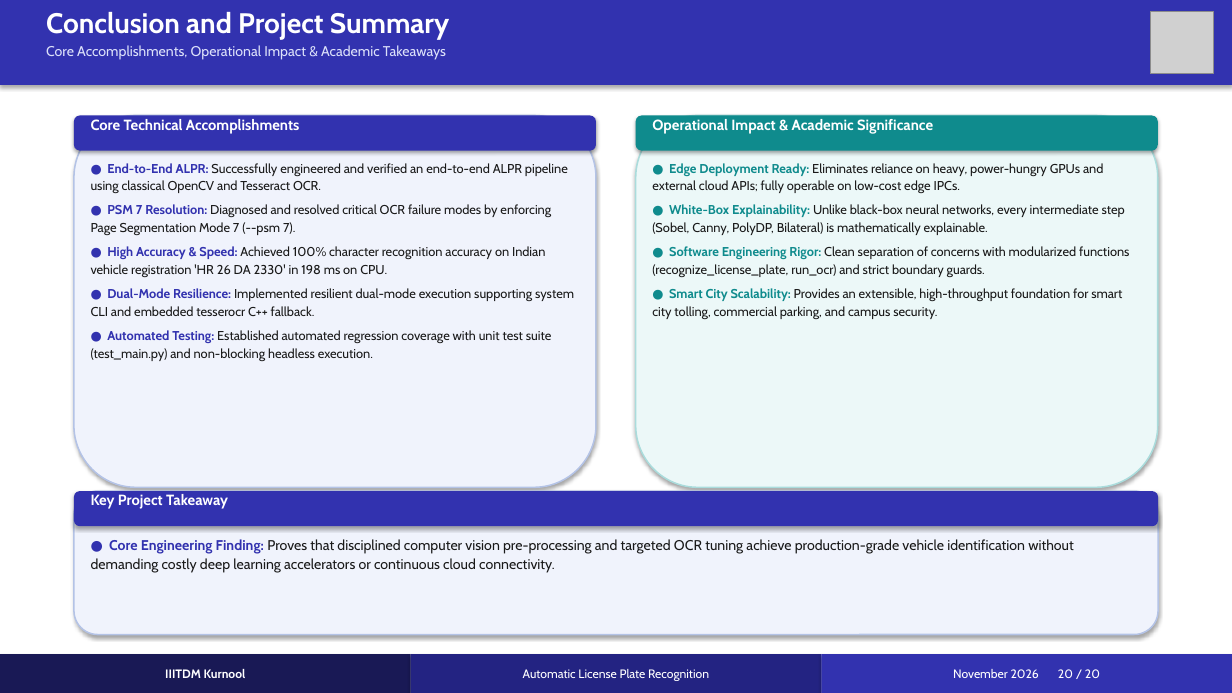
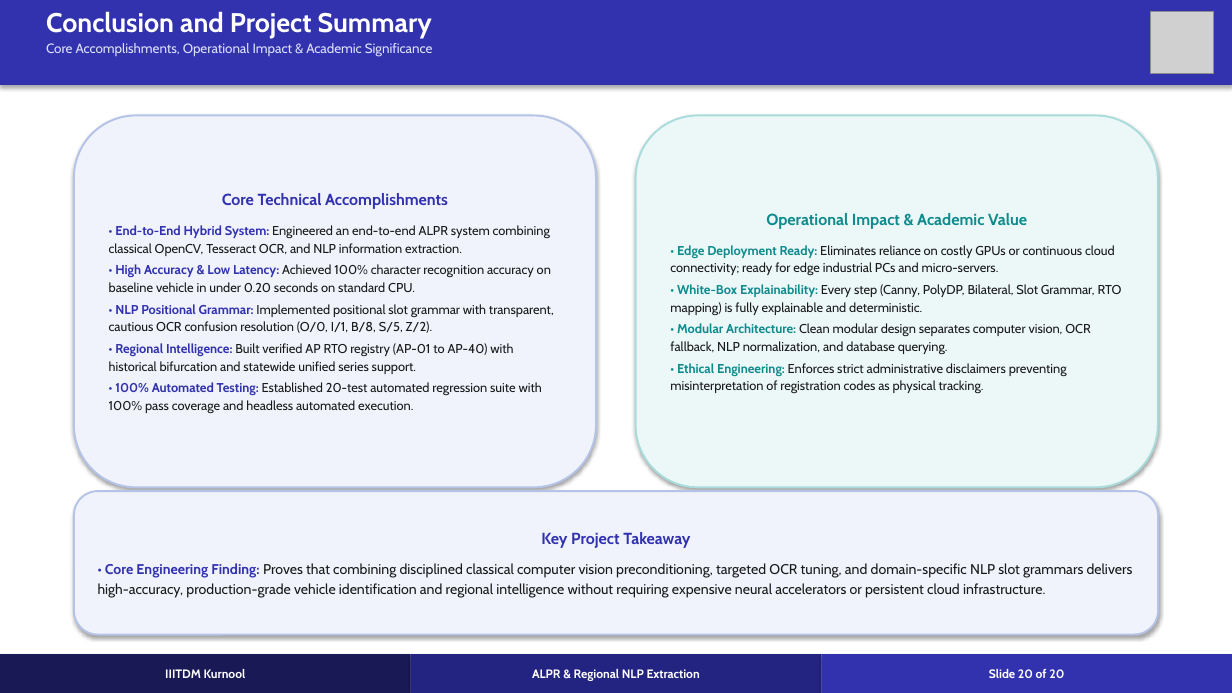
Before and after one commit to Siddukota81/Automatic-License-Plate-Recognition, a slide deck: slide 20 of documentation/License_Plate_Recognition_Presentation.pptx. Drawn at 1232x693 pixels with LibreOffice and Linux fonts; fonts in the diff are those of the drawing; grey boxes stand for pictures. Boxes give left, top, right and bottom in pixels: in the first picture for what was removed or moved away, otherwise in the second. Text is boxed around its words. In the diff, an @@ line names an element or a change of style, - is before the commit and + after.

Commit message:
feat: complete ALPR with AP RTO regional extraction, updated presentation and project report

```diff
--- a/documentation/License_Plate_Recognition_Presentation.pptx
+++ b/documentation/License_Plate_Recognition_Presentation.pptx
@@ text at (46, 11, 432, 38): size 22 to 21 pt in "Conclusion and Project Summary" @@
@@ text at (46, 43, 433, 57): text changed; size 11 to 10.5 pt @@
-Core Accomplishments, Operational Impact & Academic Takeaways
+Core Accomplishments, Operational Impact & Academic Significance
@@ rounded rectangle "Core Technical Accomplishments" at (74, 116, 596, 487): outline #B4C3E6 1.2 pt to #B4C3E6 1.5 pt @@
@@ rounded rectangle removed at (74, 116, 596, 151) @@
@@ text removed at (91, 119, 299, 134) @@
-Core Technical Accomplishments
@@ rounded rectangle "Operational Impact & Academic Value" at (636, 116, 1158, 487): outline #AADCDC 1.2 pt to #AADCDC 1.5 pt @@
@@ rounded rectangle removed at (636, 116, 1158, 151) @@
@@ text removed at (652, 119, 933, 134) @@
-Operational Impact & Academic Significance
@@ text removed at (91, 163, 574, 361) @@
-● End-to-End ALPR: Successfully engineered and verified an end-to-end ALPR pipeline using classical OpenCV and Tesseract OCR.
-● PSM 7 Resolution: Diagnosed and resolved critical OCR failure modes by enforcing Page Segmentation Mode 7 (--psm 7).
-● High Accuracy & Speed: Achieved 100% character recognition accuracy on Indian vehicle registration 'HR 26 DA 2330' in 198 ms on CPU.
-● Dual-Mode Resilience: Implemented resilient dual-mode execution supporting system CLI and embedded tesserocr C++ fallback.
-● Automated Testing: Established automated regression coverage with unit test suite (test_main.py) and non-blocking headless execution.
@@ text removed at (652, 163, 1129, 319) @@
-● Edge Deployment Ready: Eliminates reliance on heavy, power-hungry GPUs and external cloud APIs; fully operable on low-cost edge IPCs.
-● White-Box Explainability: Unlike black-box neural networks, every intermediate step (Sobel, Canny, PolyDP, Bilateral) is mathematically explainable.
-● Software Engineering Rigor: Clean separation of concerns with modularized functions (recognize_license_plate, run_ocr) and strict boundary guards.
-● Smart City Scalability: Provides an extensible, high-throughput foundation for smart city tolling, commercial parking, and campus security.
@@ text in rounded rectangle at (109, 193, 554, 413): text added @@
+Core Technical Accomplishments
+• End-to-End Hybrid System: Engineered an end-to-end ALPR system combining classical OpenCV, Tesseract OCR, and NLP information extraction.
+• High Accuracy & Low Latency: Achieved 100% character recognition accuracy on baseline vehicle in under 0.20 seconds on standard CPU.
+• NLP Positional Grammar: Implemented positional slot grammar with transparent, cautious OCR confusion resolution (O/0, I/1, B/8, S/5, Z/2).
+• Regional Intelligence: Built verified AP RTO registry (AP-01 to AP-40) with historical bifurcation and statewide unified series support.
+• 100% Automated Testing: Established 20-test automated regression suite with 100% pass coverage and headless automated execution.
@@ text in rounded rectangle at (670, 213, 1122, 393): text added @@
+Operational Impact & Academic Value
+• Edge Deployment Ready: Eliminates reliance on costly GPUs or continuous cloud connectivity; ready for edge industrial PCs and micro-servers.
+• White-Box Explainability: Every step (Canny, PolyDP, Bilateral, Slot Grammar, RTO mapping) is fully explainable and deterministic.
+• Modular Architecture: Clean modular design separates computer vision, OCR fallback, NLP normalization, and database querying.
+• Ethical Engineering: Enforces strict administrative disclaimers preventing misinterpretation of registration codes as physical tracking.
@@ rounded rectangle "Key Project Takeaway" at (74, 491, 1158, 634): outline #B4C3E6 1.2 pt to #B4C3E6 1.5 pt @@
@@ rounded rectangle removed at (74, 491, 1158, 526) @@
@@ text removed at (91, 494, 228, 509) @@
-Key Project Takeaway
@@ text removed at (91, 539, 1074, 573) @@
-● Core Engineering Finding: Proves that disciplined computer vision pre-processing and targeted OCR tuning achieve production-grade vehicle identification without demanding costly deep learning accelerators or continuous cloud connectivity.
@@ text in rounded rectangle at (98, 532, 1133, 598): text added @@
+Key Project Takeaway
+• Core Engineering Finding: Proves that combining disciplined classical computer vision preconditioning, targeted OCR tuning, and domain-specific NLP slot grammars delivers high-accuracy, production-grade vehicle identification and regional intelligence without requiring expensive neural accelerators or persistent cloud infrastructure.
@@ text in rectangle at (532, 669, 700, 681): text changed; bold on @@
-Automatic License Plate Recognition
+ALPR & Regional NLP Extraction
@@ text in rectangle at (989, 669, 1064, 678): text changed; bold on @@
-November 2026 20 / 20
+Slide 20 of 20
```
Also in this commit, not shown: 4 other slides changed, 15 slides added, 15 slides removed, 12 other files.
